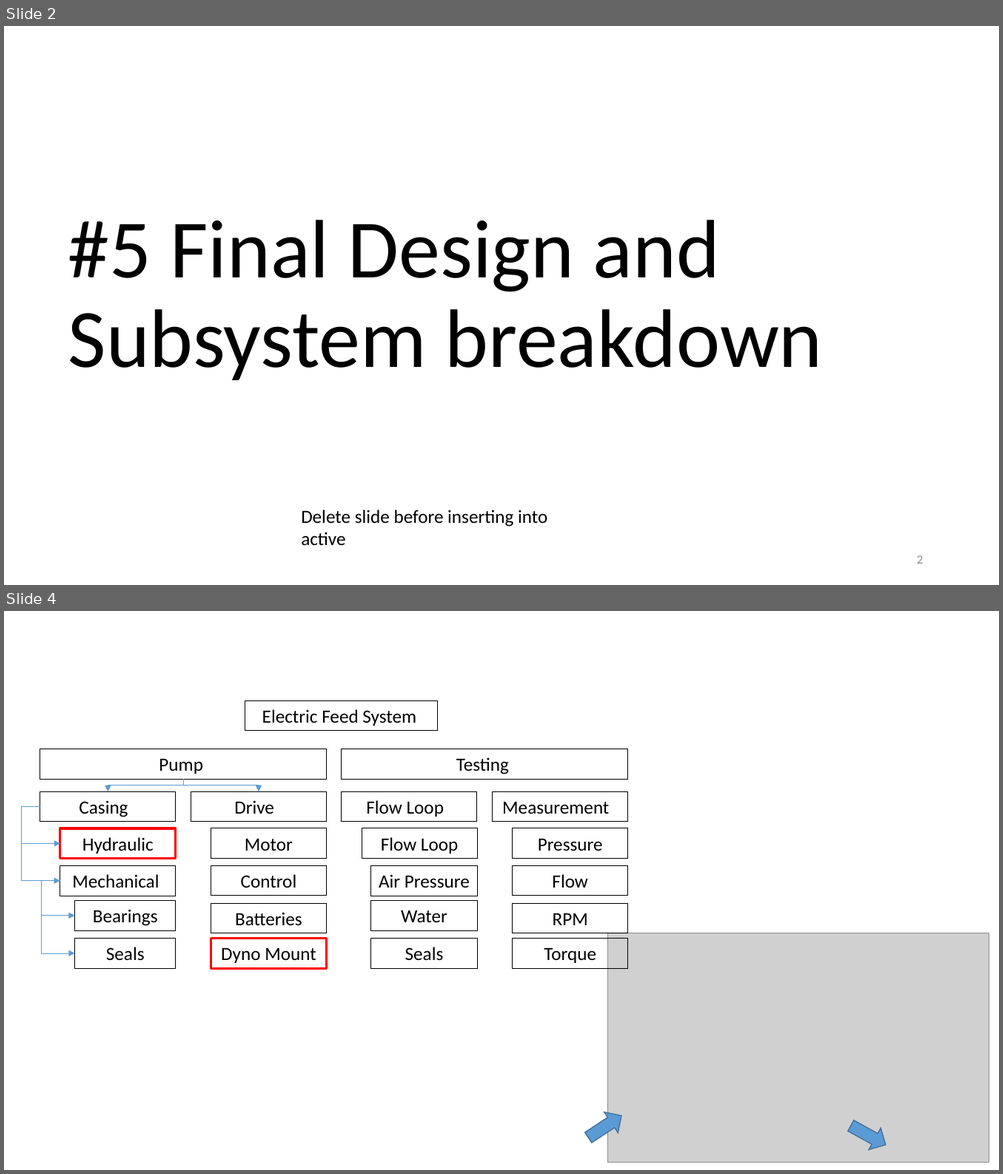
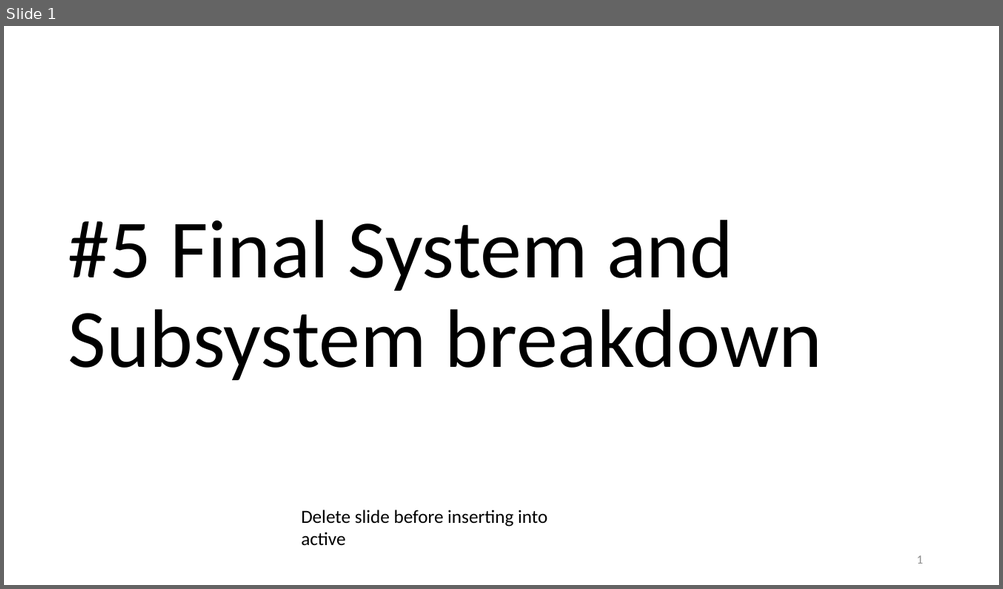
Before and after one commit to psas/electric-feed-system-prototype, a slide deck: Docs/Presentations/Slides/#5 design and subsystems.pptx. Shown one above the other, each under a label of ours: slides 2 and 4 before the commit, slide 1 after it; the slides between them are not shown. The pictures are 1003x1174 and 1003x589 pixels, drawn with LibreOffice and Linux fonts; fonts in the diff are those of the drawing; grey boxes stand for pictures. Boxes give left, top, right and bottom in pixels: in the first picture for what was removed or moved away, otherwise in the second. Text is boxed around its words. In the diff, an @@ line names an element or a change of style, - is before the commit and + after.

```diff
--- a/Docs/Presentations/Slides/#5 design and subsystems.pptx
+++ b/Docs/Presentations/Slides/#5 design and subsystems.pptx
@@ slide 4 removed at [4, 611, 999, 1170], background #FFFFFF @@
@@ rectangle removed at [245, 701, 438, 730] @@
-Electric Feed System
@@ rectangle removed at [40, 749, 327, 779] @@
-Pump
@@ rectangle removed at [341, 749, 628, 779] @@
-Testing
@@ elbow arrow removed from (183, 780) to (108, 792) @@
@@ elbow arrow removed from (183, 780) to (259, 792) @@
@@ elbow arrow removed from (40, 807) to (60, 844) @@
@@ elbow arrow removed from (40, 807) to (60, 881) @@
@@ rectangle removed at [40, 792, 176, 821] @@
-Casing
@@ rectangle removed at [190, 792, 327, 821] @@
-Drive
@@ rectangle removed at [341, 792, 477, 821] @@
-Flow Loop
@@ rectangle removed at [492, 792, 628, 821] @@
-Measurement
@@ rectangle removed at [60, 829, 176, 859] @@
-Hydraulic
@@ rectangle removed at [210, 829, 327, 859] @@
-Motor
@@ rectangle removed at [361, 829, 477, 859] @@
-Flow Loop
@@ rectangle removed at [512, 829, 628, 859] @@
-Pressure
@@ rectangle removed at [60, 866, 176, 896] @@
-Mechanical
@@ rectangle removed at [210, 866, 327, 895] @@
-Control
@@ rectangle removed at [371, 866, 477, 896] @@
-Air Pressure
@@ rectangle removed at [512, 866, 628, 895] @@
-Flow
@@ elbow arrow removed from (60, 881) to (75, 916) @@
@@ elbow arrow removed from (60, 881) to (75, 954) @@
@@ rectangle removed at [75, 900, 176, 931] @@
-Bearings
@@ rectangle removed at [210, 903, 327, 934] @@
-Batteries
@@ rectangle removed at [371, 900, 477, 931] @@
-Water
@@ rectangle removed at [512, 903, 628, 934] @@
-RPM
@@ rectangle removed at [75, 939, 176, 968] @@
-Seals
@@ rectangle removed at [210, 939, 327, 968] @@
-Dyno Mount
@@ rectangle removed at [371, 939, 477, 968] @@
-Seals
@@ rectangle removed at [512, 939, 628, 968] @@
-Torque
@@ picture removed at [608, 934, 989, 1162] @@
@@ right arrow removed at [582, 1106, 629, 1148] @@
@@ right arrow removed at [845, 1116, 891, 1156] @@
@@ what was slide 2 is now slide 1 @@
@@ slide 1 changed as well @@
@@ title at [68, 220, 822, 380]: text changed @@
-#5 Final Design and Subsystem breakdown
+#5 Final System and Subsystem breakdown
@@ page number at [916, 556, 922, 564]: text changed @@
-2
+1
```
Also in this commit, not shown: 4 slides added, 7 other slides removed.
